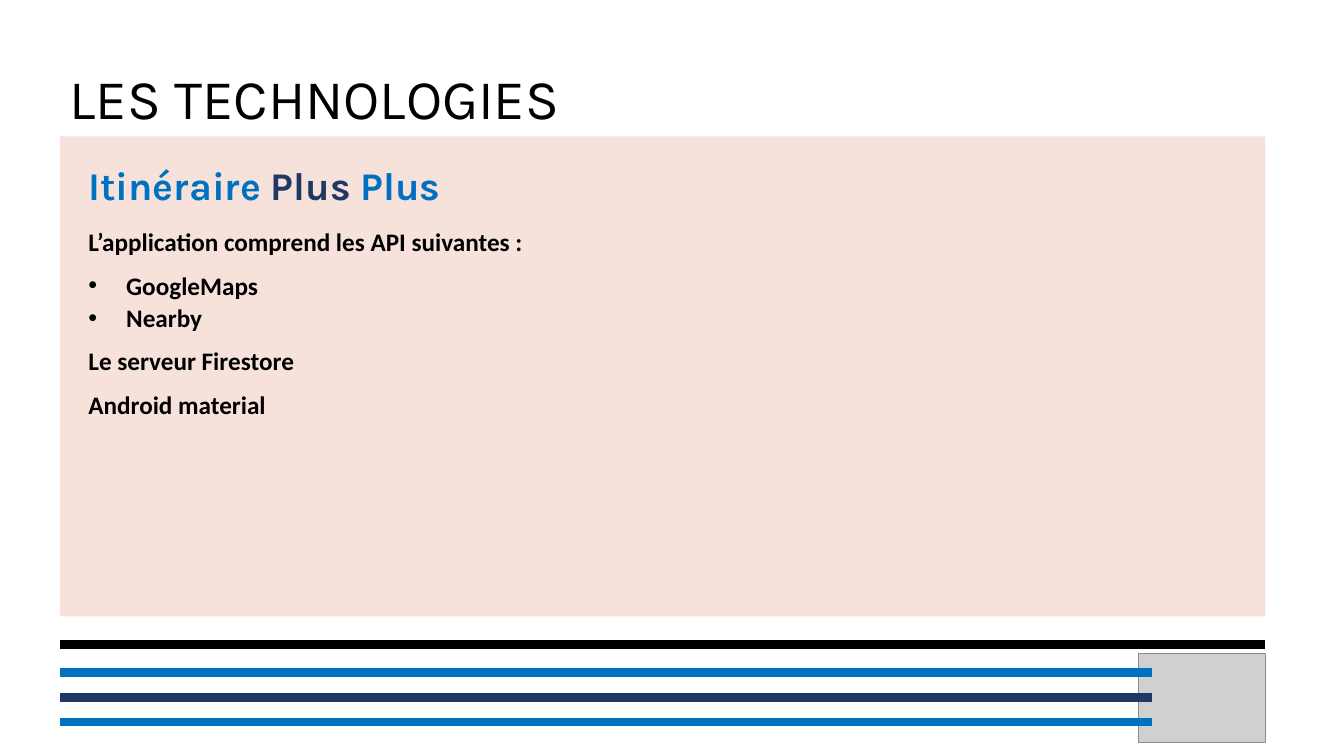
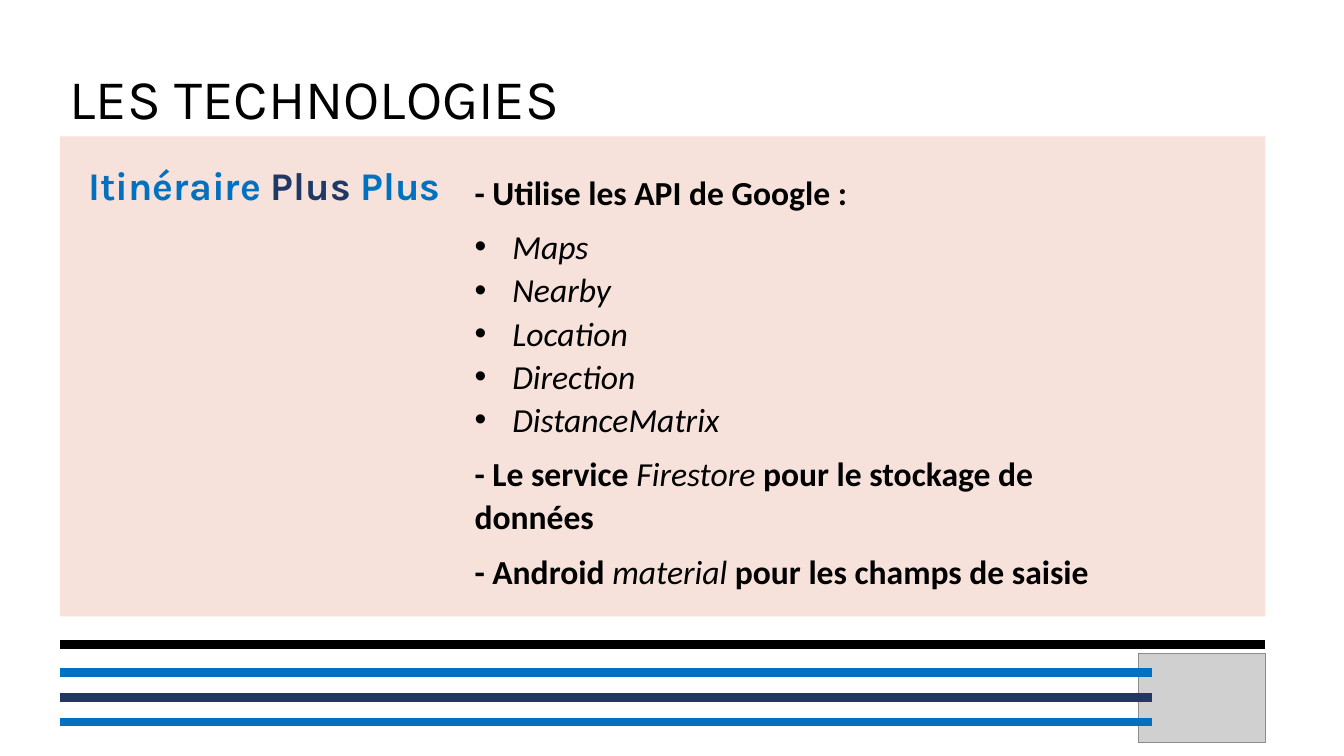
Before and after one commit to MrRalkin/projet, a slide deck: slide 7 of Docs/Présentation/IPP-Show.pptx. Drawn at 1344x756 pixels with LibreOffice and Linux fonts; fonts in the diff are those of the drawing; grey boxes stand for pictures; background and template pictures are left out. Boxes give left, top, right and bottom in pixels: in the first picture for what was removed or moved away, otherwise in the second. Text is boxed around its words. In the diff, an @@ line names an element or a change of style, - is before the commit and + after.

Commit message:
Dic Donnée + PPoint Présentation

```diff
--- a/Docs/Présentation/IPP-Show.pptx
+++ b/Docs/Présentation/IPP-Show.pptx
@@ text "- Utilise les API de ...": place and size @@
-text "- Utilise les API de ..." at bbox=[88, 233, 510, 414]
+text "- Utilise les API de ..." at bbox=[475, 181, 1089, 590]
@@ text at bbox=[492, 181, 831, 265]: text changed; size 18 to 24 pt @@
-L’application comprend les API suivantes :
-• GoogleMaps
+- Utilise les API de Google :
+• Maps
@@ text at bbox=[512, 278, 611, 308]: size 18 to 24 pt, bold off, italic on in "Nearby"; alignment justified to left; less space between paragraphs @@
@@ text at bbox=[475, 323, 1089, 590]: text changed; size 18 to 24 pt @@
-Le serveur Firestore
-Android material
+• Location
+• Direction
+• DistanceMatrix
+- Le service Firestore pour le stockage de données
+- Android material pour les champs de saisie
```
Also in this commit, not shown: 4 other slides changed, 1 other file.
